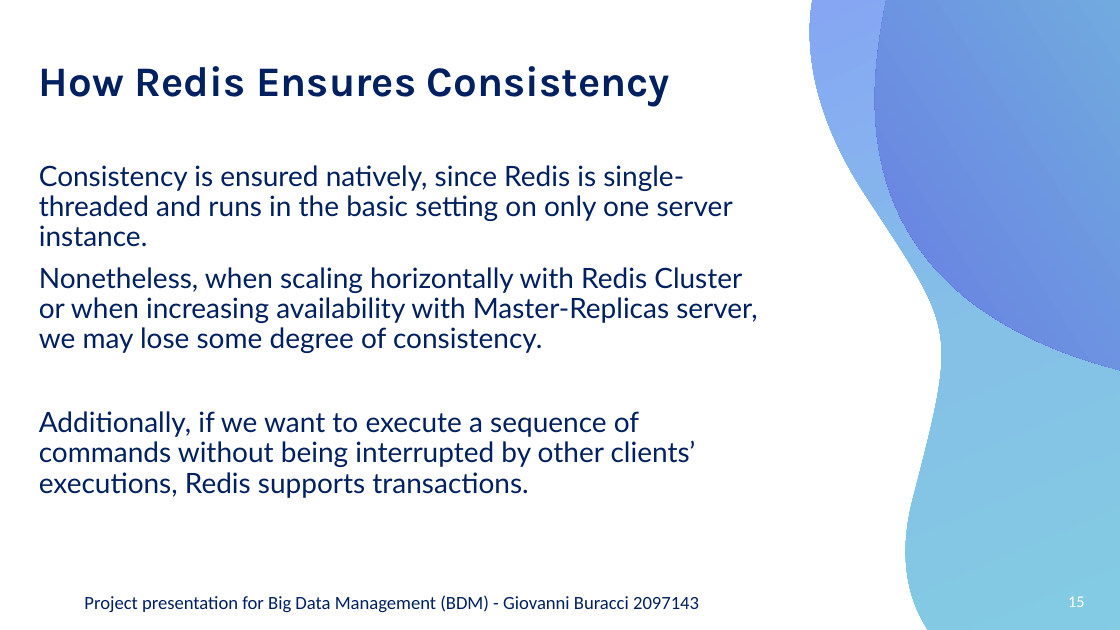
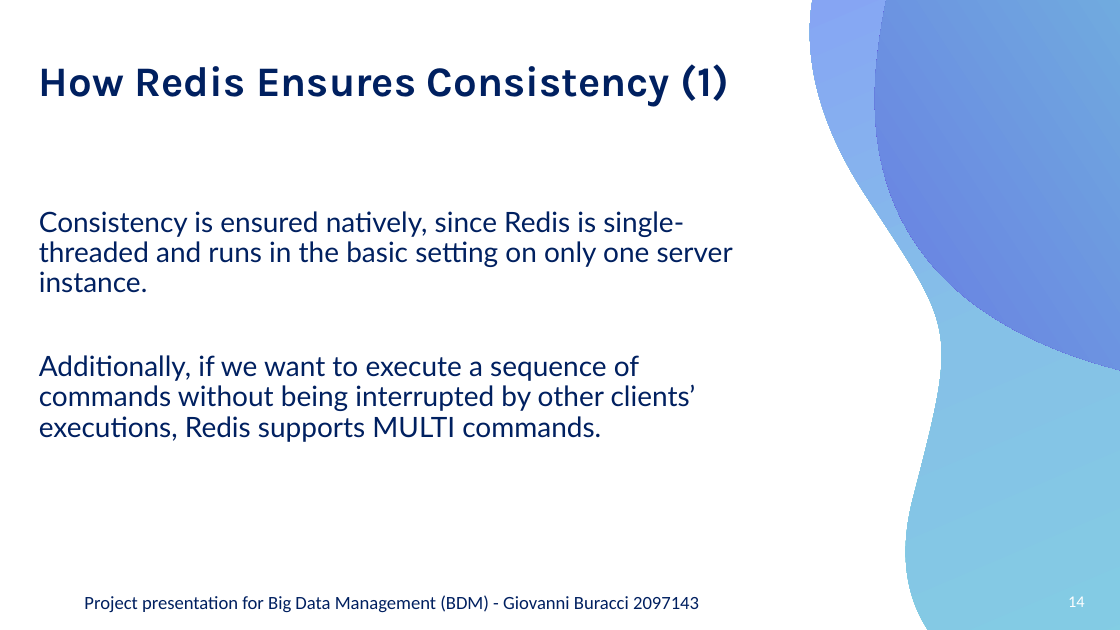
Before and after one commit to giovanniburacci/LSDM-Big-Data-Management, a slide deck: slide 14 of Big Data Management Presentation.pptx (slide 15 before the commit). Drawn at 1120x630 pixels with LibreOffice and Linux fonts; fonts in the diff are those of the drawing; background and template pictures are left out. Boxes give left, top, right and bottom in pixels: in the first picture for what was removed or moved away, otherwise in the second. Text is boxed around its words. In the diff, an @@ line names an element or a change of style, - is before the commit and + after.

```diff
--- a/Big Data Management Presentation.pptx
+++ b/Big Data Management Presentation.pptx
@@ title at box(39, 64, 728, 107): text changed @@
-How Redis Ensures Consistency
+How Redis Ensures Consistency (1)
@@ text "Consistency is ensured natively, since ...": place and size @@
-text "Consistency is ensured natively, since ..." at box(39, 165, 757, 498)
+text "Consistency is ensured natively, since ..." at box(39, 211, 733, 442)
@@ text at box(39, 355, 696, 442): text changed @@
-Nonetheless, when scaling horizontally with Redis Cluster or when increasing availability with Master-Replicas server, we may lose some degree of consistency.
-Additionally, if we want to execute a sequence of commands without being interrupted by other clients’ executions, Redis supports transactions.
+Additionally, if we want to execute a sequence of commands without being interrupted by other clients’ executions, Redis supports MULTI commands.
@@ page number at box(1068, 596, 1085, 607): text changed @@
-15
+14
```
Also in this commit, not shown: 1 other slide changed, 1 slide added, 1 slide removed, 2 other files.
